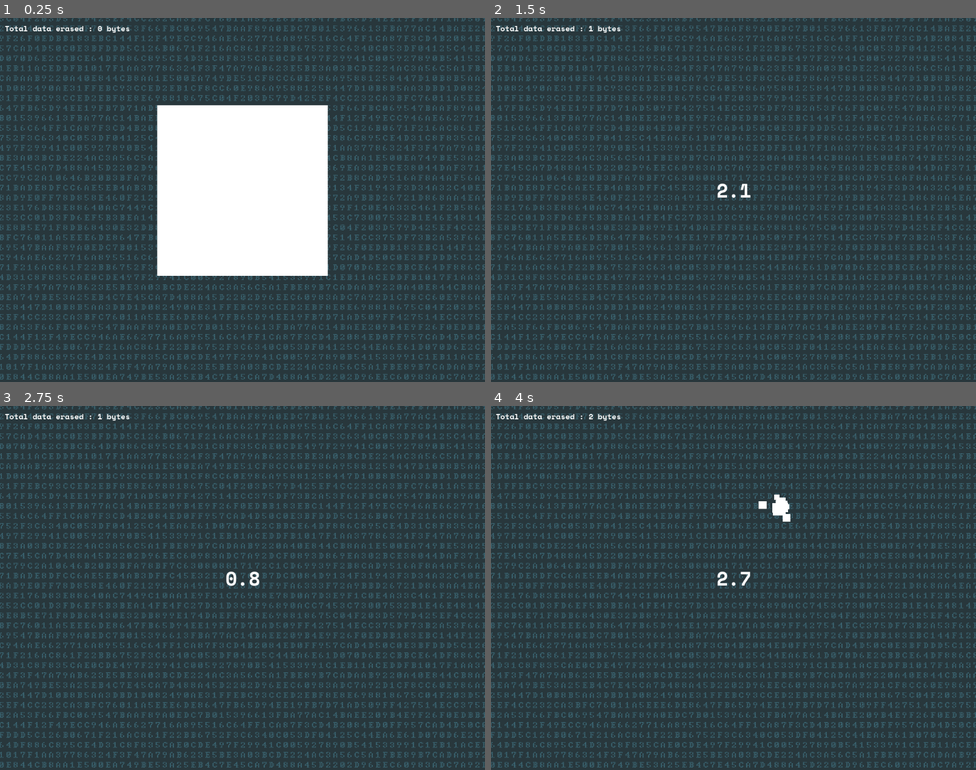
Above: before the commit, frames 1-4 (two rows, left to right).
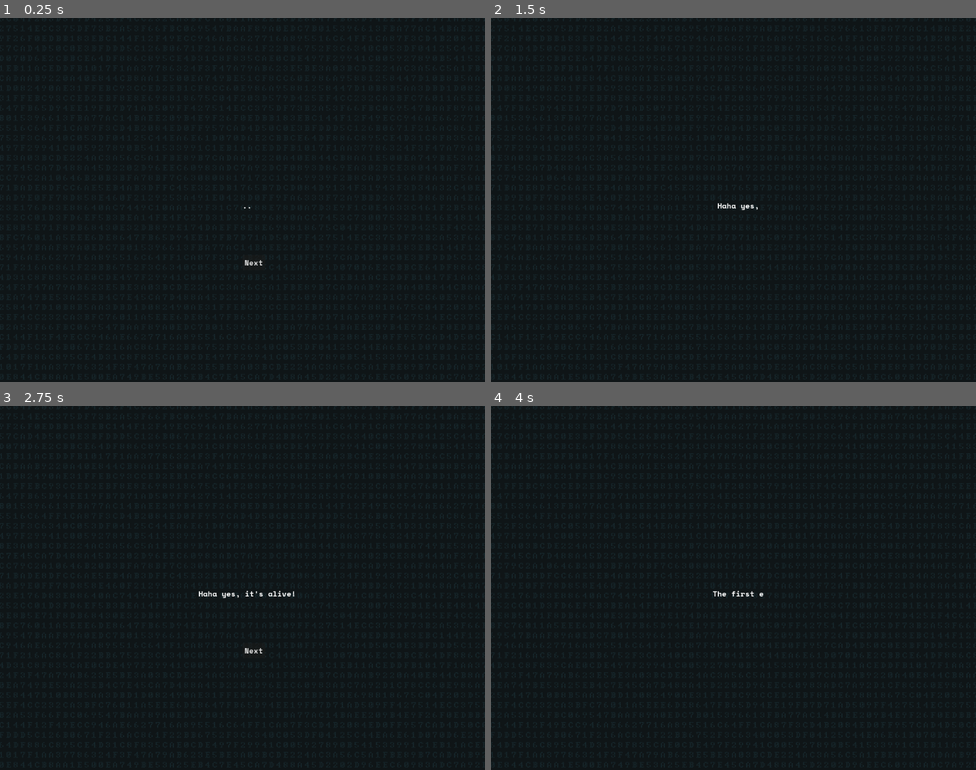
Above: after the commit, the same moments.

Repository: Silvester56/dataphobic
Game: Godot game, scene res://scenes/intro.tscn
Same seed, same stepped clock (60 frames per second), same inputs: the game is played once before the commit and once after it. Before the commit the project starts from res://scenes/game.tscn.
Inputs (mouse positions are in pixels of both pictures, inside the frame that each line leads up to):
- Up to frame 1 (0.25 s): no input
- Up to frame 2 (1.5 s): click (743, 261) at 0.5 s, where only the run after the commit has a clickable "Next"; move the mouse to (840, 181) at 1.27 s; click (840, 181) at 1.42 s
- Up to frame 3 (2.75 s): tap Enter at 2 s; move the mouse to (145, 606) at 2.02 s; click (145, 606) at 2.17 s
- Up to frame 4 (4 s): click (743, 649) at 2.75 s, where only the run after the commit has a clickable "Next"; move the mouse to (782, 507) at 3.52 s; click (782, 507) at 3.67 s

The runs differ from the first frame. In frame 1, 100% of the frame differs, in the area x 0-100%, y 0-100%; in frame 2, 100%; in frame 3, 100%; in frame 4, 100%.

Commit message:
Create an intro scene

Diff:
--- a/project.godot
+++ b/project.godot
@@ -11,7 +11,7 @@
 [application]
 
 config/name="dataphobic"
-run/main_scene="res://scenes/game.tscn"
+run/main_scene="res://scenes/intro.tscn"
 config/features=PackedStringArray("4.3", "GL Compatibility")
 config/icon="res://icon.svg"
 
--- a/scenes/game.tscn
+++ b/scenes/game.tscn
@@ -27,7 +27,7 @@
 
 [node name="DataManager" type="Node2D" parent="."]
 z_index = 1
-position = Vector2(512, 364)
+position = Vector2(512, 384)
 script = ExtResource("1_84yyt")
 Data = ExtResource("3_tiuk5")
 
--- /dev/null
+++ b/scenes/intro.tscn
@@ -0,0 +1,53 @@
+[gd_scene load_steps=5 format=3 uid="uid://bir1kfsi7bk04"]
+
+[ext_resource type="Script" path="res://scripts/intro.gd" id="1_c4h84"]
+[ext_resource type="Texture2D" uid="uid://dfdtbux6slmct" path="res://assets/background.png" id="1_k2cab"]
+[ext_resource type="LabelSettings" uid="uid://xghivu23iu3a" path="res://themes/labels.tres" id="3_3a5ox"]
+[ext_resource type="FontFile" uid="uid://bsfi2hegw1npa" path="res://assets/SpaceMono-Bold.ttf" id="4_co88g"]
+
+[node name="Intro" type="Node2D"]
+script = ExtResource("1_c4h84")
+
+[node name="Background" type="Sprite2D" parent="."]
+modulate = Color(0.385493, 0.385492, 0.385492, 1)
+texture = ExtResource("1_k2cab")
+centered = false
+
+[node name="Label" type="Label" parent="."]
+anchors_preset = 8
+anchor_left = 0.5
+anchor_top = 0.5
+anchor_right = 0.5
+anchor_bottom = 0.5
+offset_left = 512.0
+offset_top = 384.0
+offset_right = 532.0
+offset_bottom = 407.0
+grow_horizontal = 2
+grow_vertical = 2
+text = "..."
+label_settings = ExtResource("3_3a5ox")
+visible_characters = 0
+visible_ratio = 0.0
+
+[node name="Timer" type="Timer" parent="."]
+wait_time = 0.1
+autostart = true
+
+[node name="Button" type="Button" parent="."]
+anchors_preset = 8
+anchor_left = 0.5
+anchor_top = 0.5
+anchor_right = 0.5
+anchor_bottom = 0.5
+offset_left = 512.0
+offset_top = 500.0
+offset_right = 560.0
+offset_bottom = 532.0
+grow_horizontal = 2
+grow_vertical = 2
+theme_override_fonts/font = ExtResource("4_co88g")
+text = "Next"
+
+[connection signal="timeout" from="Timer" to="." method="_on_timer_timeout"]
+[connection signal="pressed" from="Button" to="." method="_on_button_pressed"]
--- /dev/null
+++ b/scripts/intro.gd
@@ -0,0 +1,21 @@
+extends Node2D
+
+var allText = [
+	"Haha yes, it's alive!",
+	"The first ever sentient computer virus, and I created it!",
+	"What a genius hehe",
+	"Go my child, do what you have to do!"
+]
+
+func _on_timer_timeout() -> void:
+	$Label.visible_characters = $Label.visible_characters + 1
+	if $Label.visible_ratio == 1:
+		$Button.visible = true
+
+func _on_button_pressed() -> void:
+	if len(allText) == 0:
+		get_tree().change_scene_to_file("res://scenes/game.tscn")
+	else:
+		$Button.visible = false
+		$Label.visible_characters = 0
+		$Label.text = allText.pop_front()
